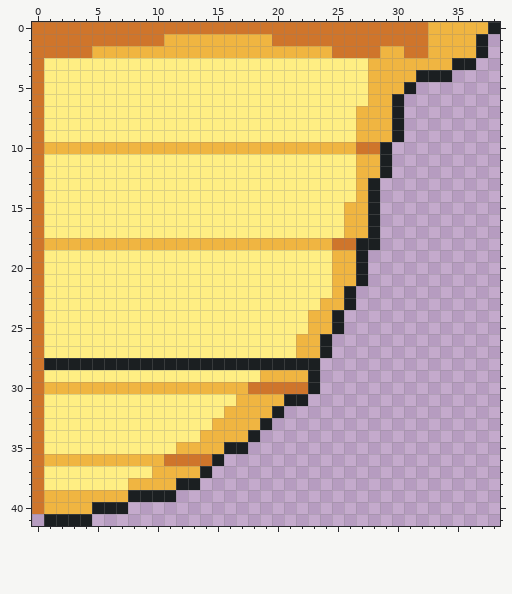
Pixel-art sprite -- Assets/Art/Ship Art/HullGold.png. The first picture shows the starting point.
The file is 39x42 pixels.
And afterwards:
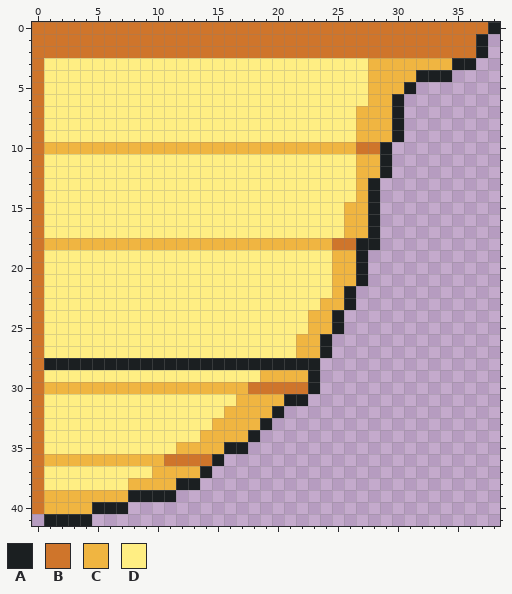
Palette (. is transparent): A #1b1f21  B #cf752b  C #f0b541  D #ffee83
Difference:
{"y":0,"x":33,"old":"CCCCC","new":"BBBBB"}
{"y":1,"x":11,"old":"CCCCCCCCC","new":"BBBBBBBBB"}
{"y":1,"x":33,"old":"CCCC","new":"BBBB"}
{"y":2,"x":5,"old":"CCCCCCCCCCCCCCCCCCCC","new":"BBBBBBBBBBBBBBBBBBBB"}
{"y":2,"x":29,"old":"CC","new":"BB"}
{"y":2,"x":33,"old":"CCCC","new":"BBBB"}
{"label":"changed","picture_box":[92,22,488,58]}
